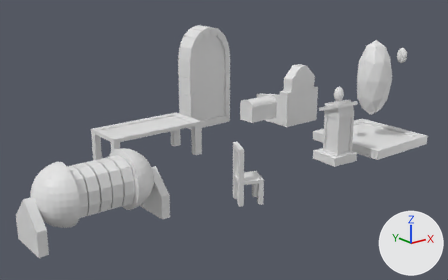
One commit to the glTF model Assets/Models/Props/Fantasy/All Fantasy Props joined .glb: the scene before it, then after it.
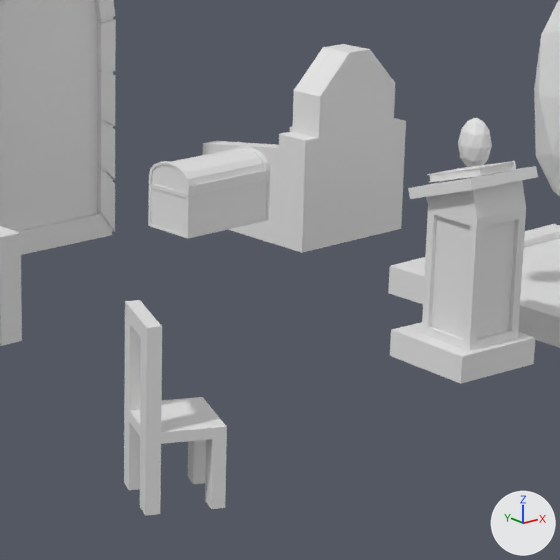
Old and new are each drawn whole from a camera (50 mm lens) standing at (-5.5, -5.04, 3.51) and looking at (0.71, 2.73, 0.41) and again close up on the part from 44% to 81% of the width and 18% to 79% of the height. Arrows for +X, +Y and +Z are at lower right; the lights stay in place. The last two pictures show the newer version.

Names of what the first close-up shows: 'Chair Fantasy', 'Chest Fantasy', 'Door Fantasy', 'Floating Rock Fantasy', 'Pedestal Fantasy', 'Table Fantasy', 'Throne'.
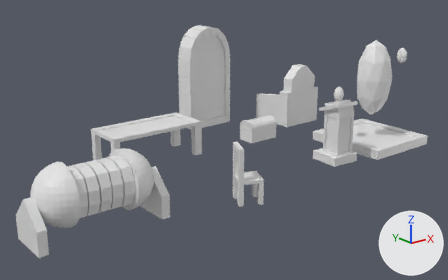
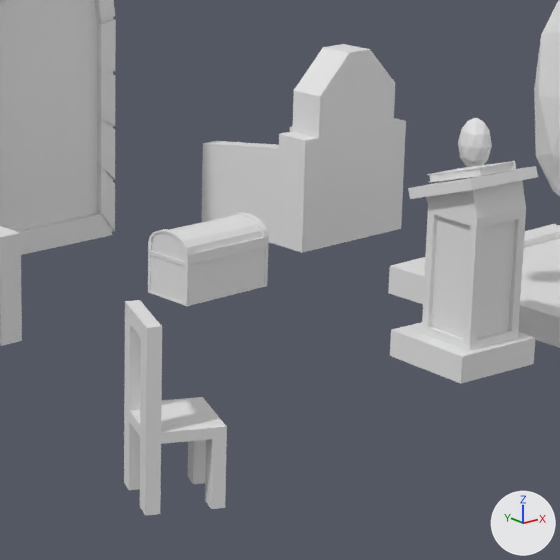
Changed parts and their boxes [x1, y1, x2, y2] in the close-ups (560 x 560 px):
'Chest Fantasy', moved: before [148, 146, 270, 238]; after [148, 212, 269, 306]

What changed in the scene script:
```text
Change ob_chest_fantasy:
    ob_chest_fantasy.location: (2.13, 3.453, 0.697) -> (2.13, 3.453, 0.3)
```
